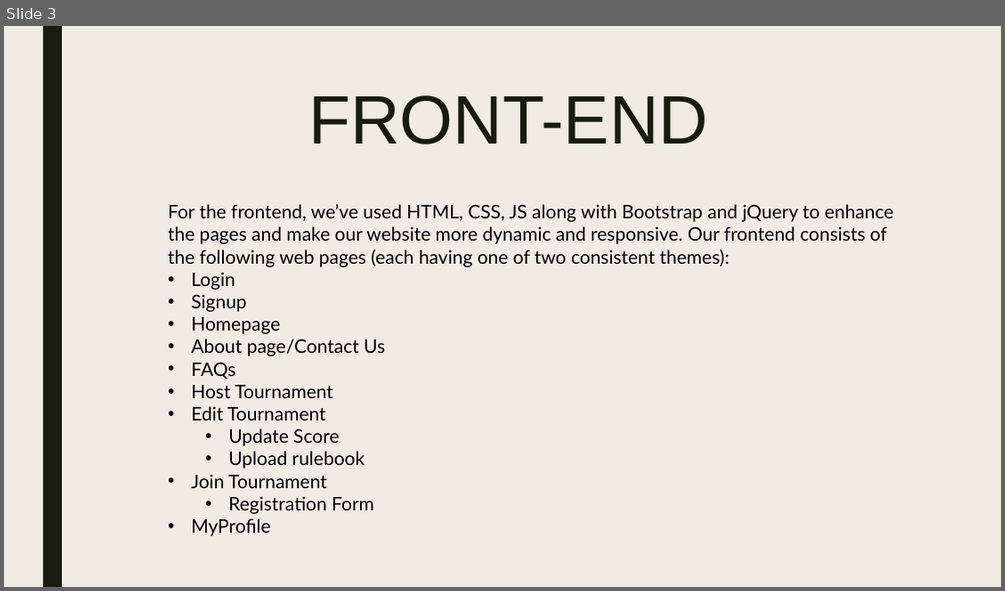
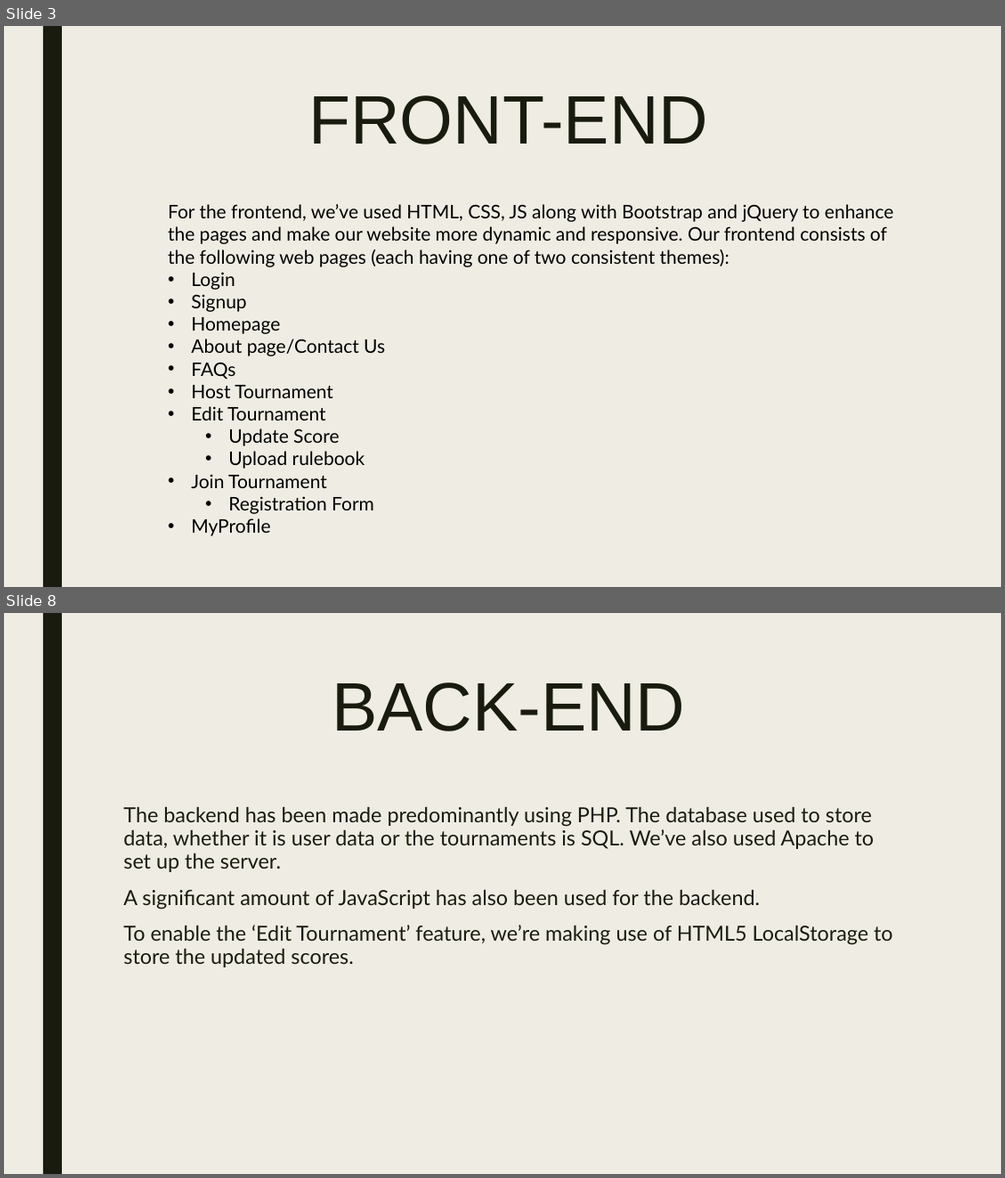
Before and after one commit to ShriyaShankar/Hoop-WebTech, a slide deck: Presentation.pptx. Shown one above the other, each under a label of ours: slide 3 before the commit, slides 3 and 8 after it; the slides between them are not shown. The pictures are 1005x591 and 1005x1178 pixels, drawn with LibreOffice and Linux fonts; fonts in the diff are those of the drawing. Boxes give left, top, right and bottom in pixels: in the first picture for what was removed or moved away, otherwise in the second. Text is boxed around its words. In the diff, an @@ line names an element or a change of style, - is before the commit and + after.

```diff
--- a/Presentation.pptx
+++ b/Presentation.pptx
@@ slide 8 added at (4,613,1001,1174), background #EFEDE3; not listed: 1 template element that a slide beside it also shows @@
@@ title added at (332,682,685,731), 66 pt, text #191B0E @@
+BACK-END
@@ text added at (123,806,893,967), 20 pt, text #191B0E @@
+The backend has been made predominantly using PHP. The database used to store data, whether it is user data or the tournaments is SQL. We’ve also used Apache to set up the server.
+A significant amount of JavaScript has also been used for the backend.
+To enable the ‘Edit Tournament’ feature, we’re making use of HTML5 LocalStorage to store the updated scores.
```
Also in this commit, not shown: 3 slides changed, 2 other slides added, 3 other files.
